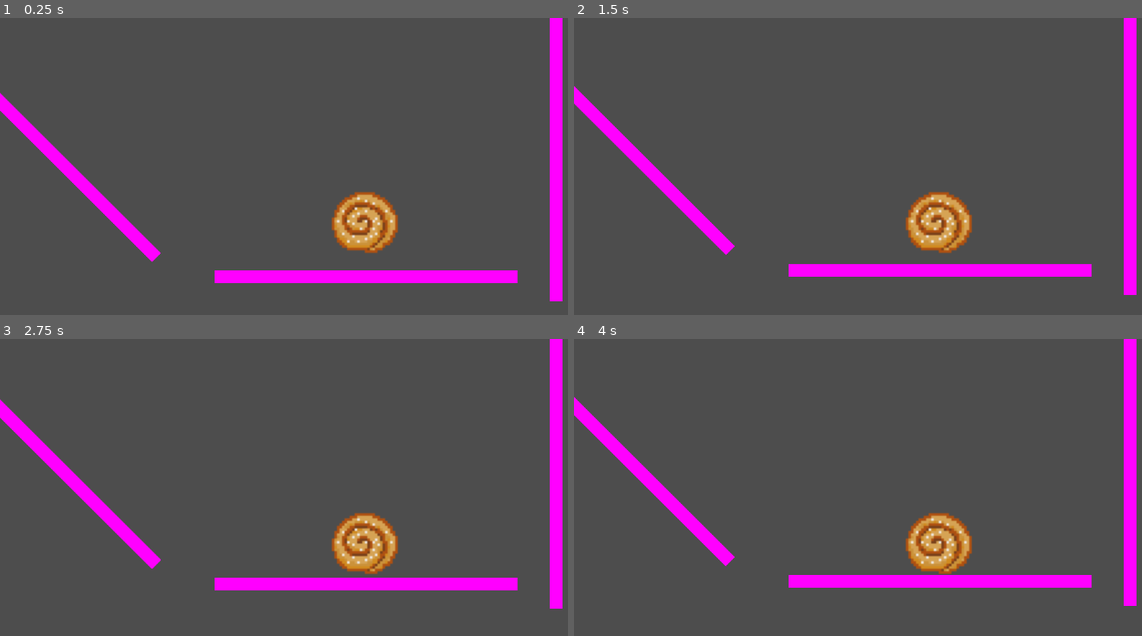
Above: before the commit, frames 1-4 (two rows, left to right).
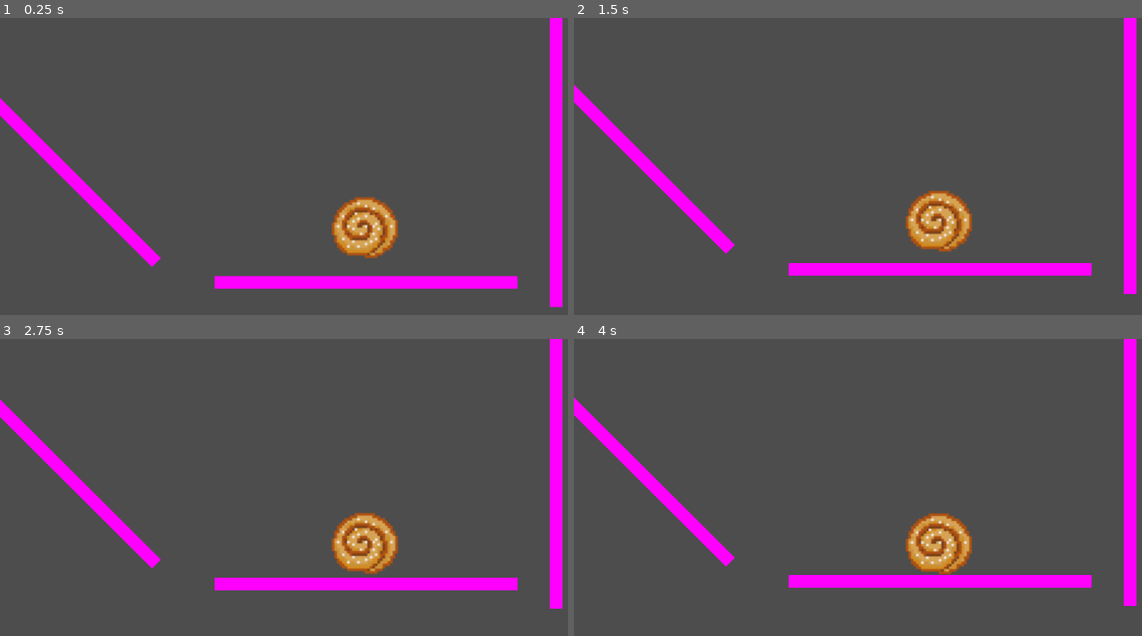
Above: after the commit, the same moments.

Repository: Rembane/ggj-bubbles-2025
Game: Godot game, scene res://root.tscn
Same seed, same stepped clock (60 frames per second), same inputs: the game is played once before the commit and once after it.
Inputs (mouse positions are in pixels of both pictures, inside the frame that each line leads up to):
- Up to frame 1 (0.25 s): no input
- Up to frame 2 (1.5 s): tap Enter at 0.5, 1.35 s; move the mouse to (1096, 202) at 0.52 s; tap Q at 0.6 s; click (1096, 202) at 0.67 s; move the mouse to (795, 243) at 1.27 s; hold S from 1.28 s (still down)
- Up to frame 3 (2.75 s): move the mouse to (437, 454) at 2.02 s; release S at 2.03 s; tap F at 2.1 s
- Up to frame 4 (4 s): move the mouse to (903, 624) at 2.77 s; tap Q at 2.85 s; click (903, 624) at 2.92 s; move the mouse to (outside the picture) at 3.52 s; hold S from 3.53 s (still down); tap Enter at 3.6 s

The runs differ from the first frame. In frame 1, 5.2% of the frame differs, in the area x 0-100%, y 25-98%; in frame 2, 1.6%; in frame 3, 0.1%; in frame 4, 0.2%.

Commit message:
Add camera lerping and reset button

Diff:
--- /dev/null
+++ b/camera.gd
@@ -0,0 +1,12 @@
+extends Camera2D
+
+@export var object: Node2D
+
+# Called when the node enters the scene tree for the first time.
+func _ready():
+	pass # Replace with function body.
+
+# Called every frame. 'delta' is the elapsed time since the previous frame.
+func _process(delta):
+	if object:
+		position = position.lerp(object.position, 5 * delta)
--- a/player.gd
+++ b/player.gd
@@ -22,3 +22,8 @@
 		velocity = velocity.bounce(kinematic_collision.get_normal()) * BORINGNESS
 	else:
 		velocity.y += delta * GRAVITY
+
+func _input(event):
+	if event.is_action_pressed("reset"):
+		position = Vector2.ZERO
+		velocity = Vector2.ZERO
--- a/project.godot
+++ b/project.godot
@@ -41,6 +41,11 @@
 "events": [Object(InputEventJoypadMotion,"resource_local_to_scene":false,"resource_name":"","device":-1,"axis":1,"axis_value":1.0,"script":null)
 ]
 }
+reset={
+"deadzone": 0.5,
+"events": [Object(InputEventJoypadButton,"resource_local_to_scene":false,"resource_name":"","device":-1,"button_index":3,"pressure":0.0,"pressed":false,"script":null)
+, null]
+}
 
 [rendering]
 
--- a/root.tscn
+++ b/root.tscn
@@ -1,5 +1,6 @@
-[gd_scene load_steps=4 format=3 uid="uid://cqd33lalj72xw"]
+[gd_scene load_steps=5 format=3 uid="uid://cqd33lalj72xw"]
 
+[ext_resource type="Script" path="res://camera.gd" id="1_0rypt"]
 [ext_resource type="PackedScene" uid="uid://u1ixbpdb4qva" path="res://player.tscn" id="1_0vwuh"]
 
 [sub_resource type="RectangleShape2D" id="RectangleShape2D_grg0g"]
@@ -9,10 +10,13 @@
 
 [node name="Root" type="Node2D"]
 
+[node name="Camera2D" type="Camera2D" parent="." node_paths=PackedStringArray("object")]
+position = Vector2(-2, -99)
+script = ExtResource("1_0rypt")
+object = NodePath("../player")
+
 [node name="player" parent="." instance=ExtResource("1_0vwuh")]
 position = Vector2(-2, -99)
-
-[node name="Camera2D" type="Camera2D" parent="player"]
 
 [node name="StaticBody2D" type="StaticBody2D" parent="."]
 
Not shown, changed: addons/godot-vim/icon.svg.import
